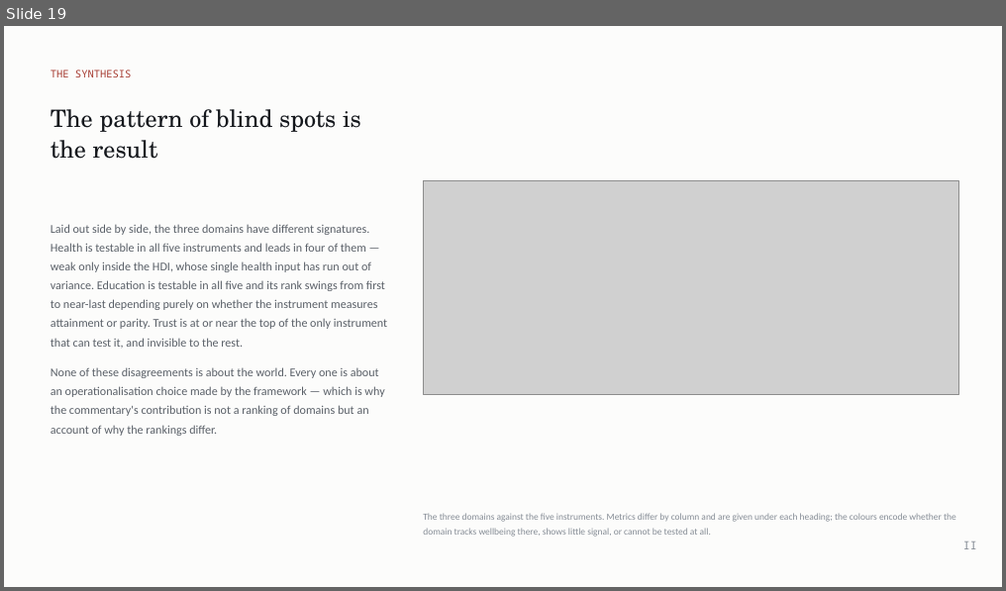
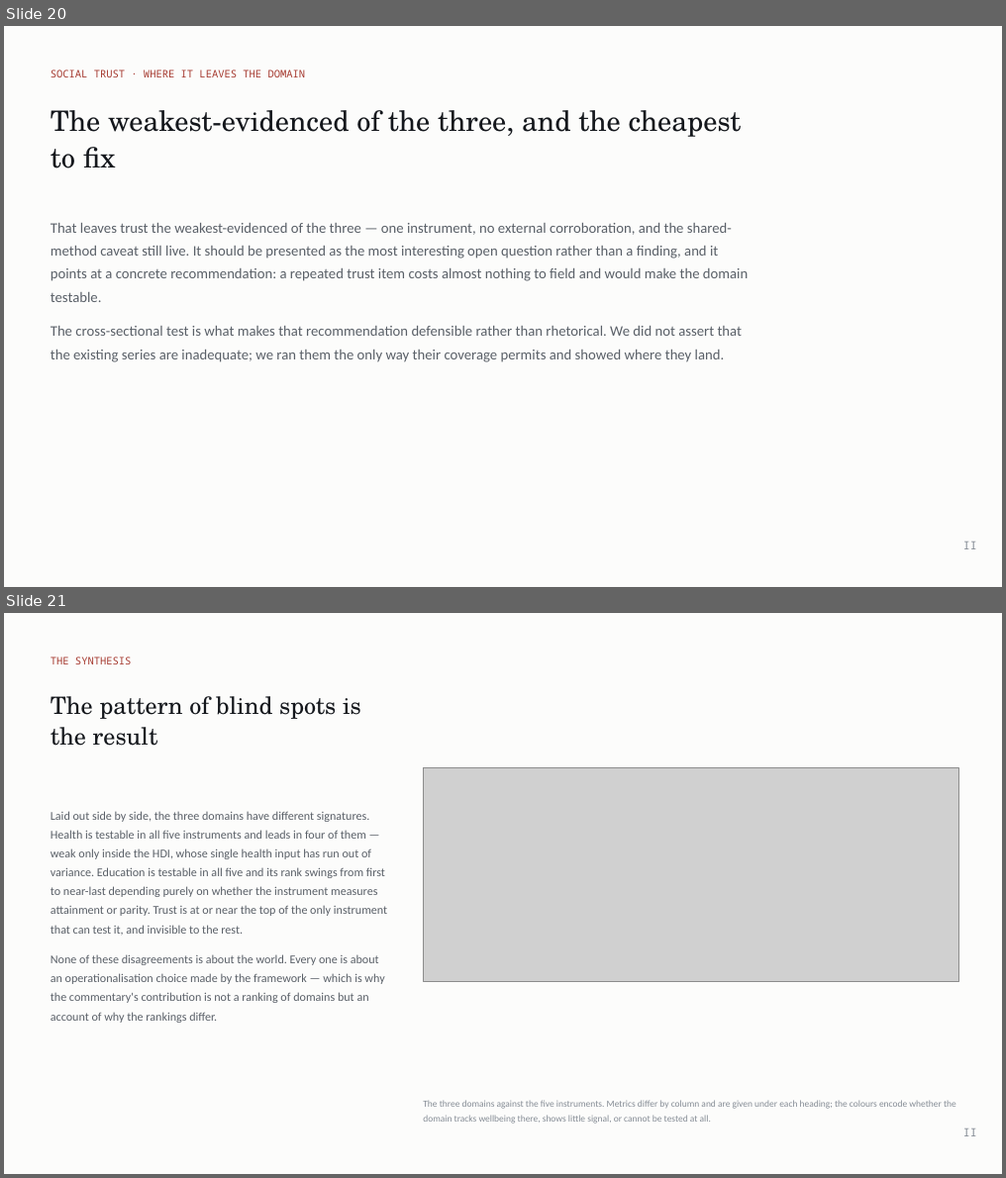
Before and after one commit to cwejnert/HDI-Happiness, a slide deck: deck/Measured_Where_It_Varies.pptx. Shown one above the other, each under a label of ours: slide 19 before the commit, slides 20 and 21 after it. The pictures are 1006x591 and 1006x1178 pixels, drawn with LibreOffice and Linux fonts; fonts in the diff are those of the drawing; grey boxes stand for pictures. Boxes give left, top, right and bottom in pixels: in the first picture for what was removed or moved away, otherwise in the second. Text is boxed around its words. In the diff, an @@ line names an element or a change of style, - is before the commit and + after.

```diff
--- a/deck/Measured_Where_It_Varies.pptx
+++ b/deck/Measured_Where_It_Varies.pptx
@@ slide 20 added at [4, 26, 1002, 587], background #FCFCFB @@
@@ text added at [51, 70, 306, 77], 10 pt, text #A63A30 @@
+SOCIAL TRUST · WHERE IT LEAVES THE DOMAIN
@@ text added at [51, 110, 742, 169], 27 pt, text #14171C @@
+The weakest-evidenced of the three, and the cheapest to fix
@@ text added at [51, 223, 747, 363], 14 pt, text #5A6068 @@
+That leaves trust the weakest-evidenced of the three — one instrument, no external corroboration, and the shared-method caveat still live. It should be presented as the most interesting open question rather than a finding, and it points at a concrete recommendation: a repeated trust item costs almost nothing to field and would make the domain testable.
+The cross-sectional test is what makes that recommendation defensible rather than rhetorical. We did not assert that the existing series are inadequate; we ran them the only way their coverage permits and showed where they land.
@@ text added at [963, 542, 977, 550], 11 pt, text #868D96 @@
+II
@@ what was slide 19 is now slide 21 @@
```
Also in this commit, not shown: 7 slides changed, 1 other slide added, 10 other files.
